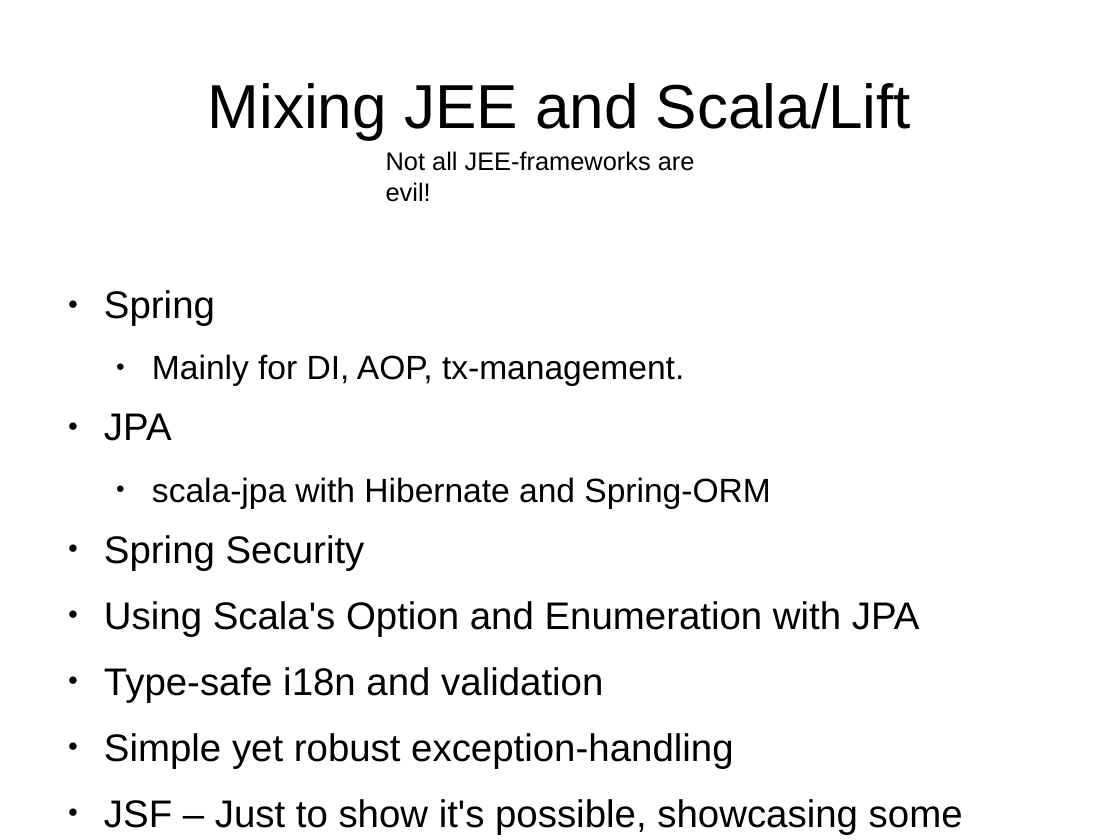
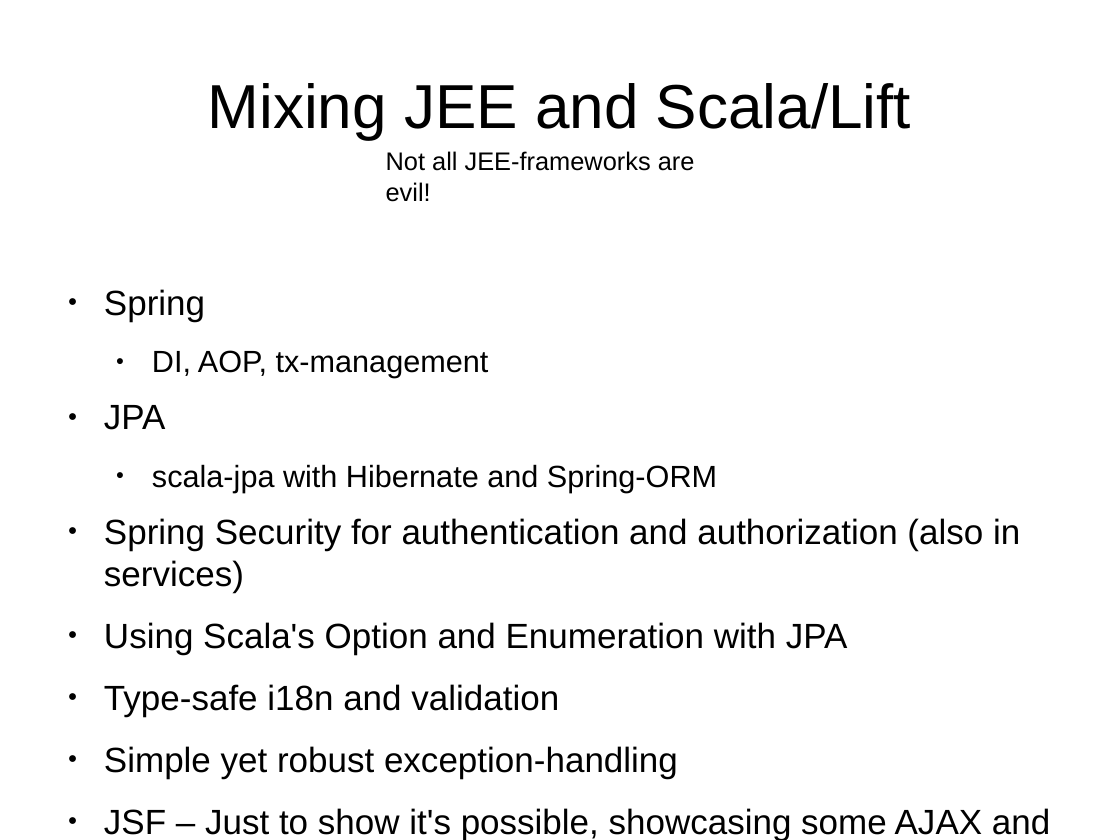
Before and after one commit to andreak/slol-2011, a slide deck: slide 19 of Scala-LiftOff-2011-lift-from-jee-perspective.odp. Drawn at 1120x840 pixels with LibreOffice and Linux fonts; fonts in the diff are those of the drawing. Boxes give left, top, right and bottom in pixels: in the first picture for what was removed or moved away, otherwise in the second. Text is boxed around its words. In the diff, an @@ line names an element or a change of style, - is before the commit and + after.

```diff
--- a/Scala-LiftOff-2011-lift-from-jee-perspective.odp
+++ b/Scala-LiftOff-2011-lift-from-jee-perspective.odp
@@ text at (104,289,1050,840): size 27.2 to 24.8 pt in "Spring", "JPA", "Using Scala's Option and Enumeration with JPA", "Type-safe i18n and validation" and 2 more places; size 23.8 to 21.7 pt in "scala-jpa with Hibernate and Spring-ORM" @@
@@ text at (152,350,489,378): text changed; size 23.8 to 21.7 pt @@
-  ● Mainly for DI, AOP, tx-management.
+  ● DI, AOP, tx-management
@@ text at (104,518,1020,593): text changed; size 27.2 to 24.8 pt @@
-● Spring Security
+● Spring Security for authentication and authorization (also in services)
```
Also in this commit, not shown: 5 other slides changed, 6 slides added, 1 slide removed.
